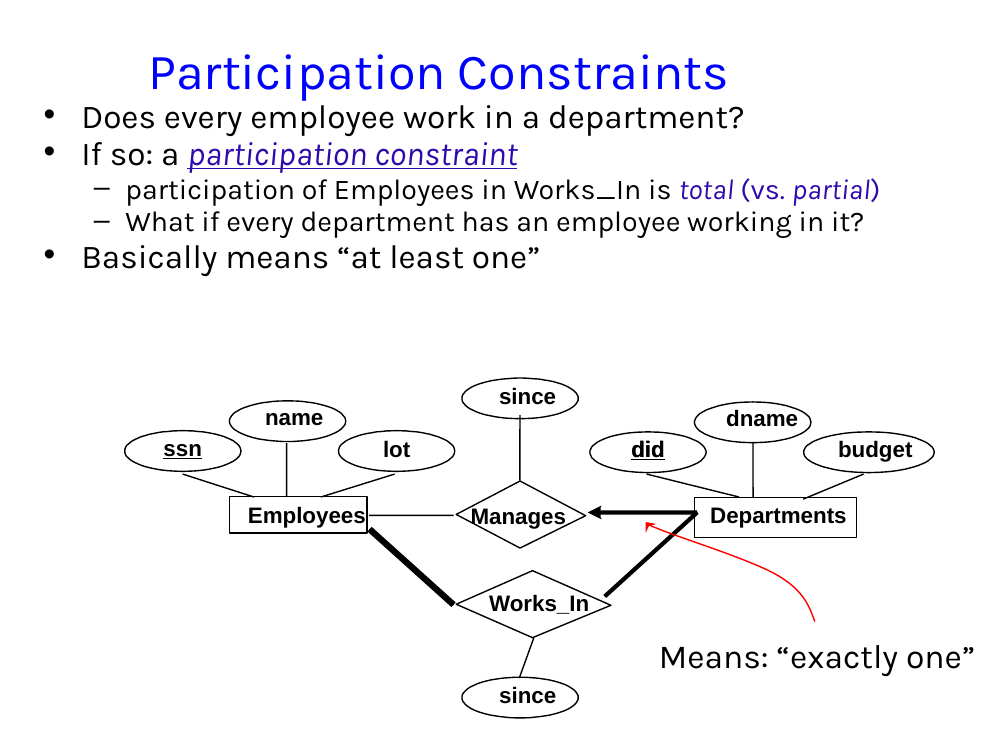
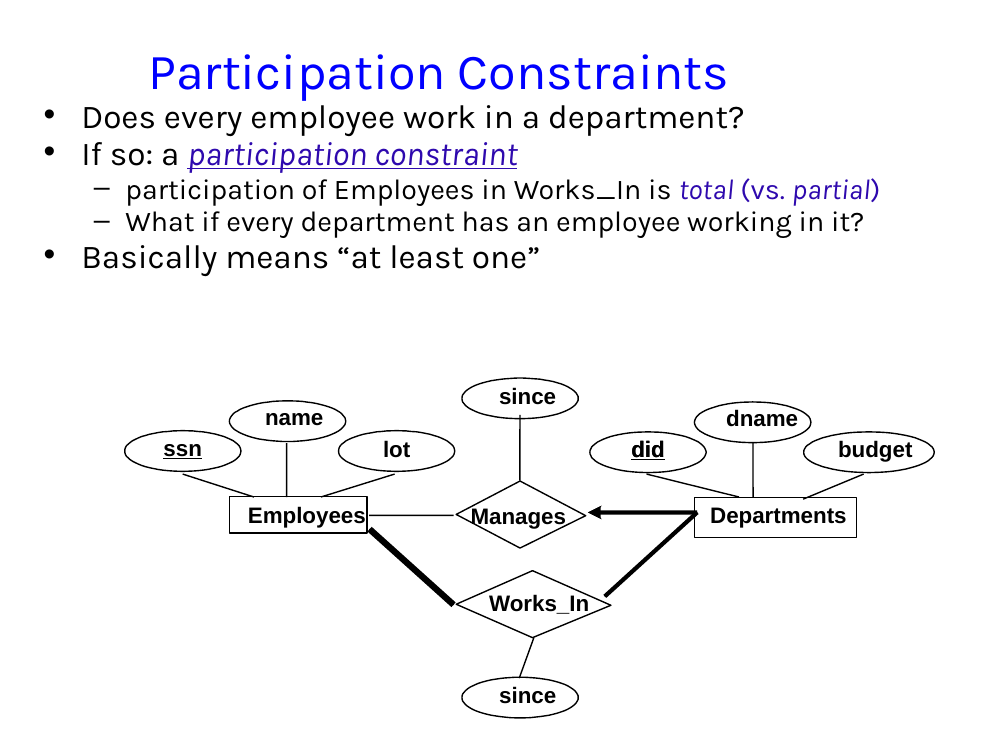
Before and after one commit to jhellerstein/cs186-09, a slide deck: slide 19 of lecs/02-Relational.ppt (slide 20 before the commit). Drawn at 1008x756 pixels with LibreOffice and Linux fonts; fonts in the diff are those of the drawing; background and template pictures are left out. Boxes give left, top, right and bottom in pixels: in the first picture for what was removed or moved away, otherwise in the second. Text is boxed around its words. In the diff, an @@ line names an element or a change of style, - is before the commit and + after.

```diff
--- a/lecs/02-Relational.ppt
+++ b/lecs/02-Relational.ppt
@@ freeform shape removed at <box>638,521,814,622</box> @@
@@ text removed at <box>659,645,975,677</box> @@
-Means: “exactly one”
```
Also in this commit, not shown: 14 other slides changed, 1 slide added, 1 slide removed, 2 other files.
